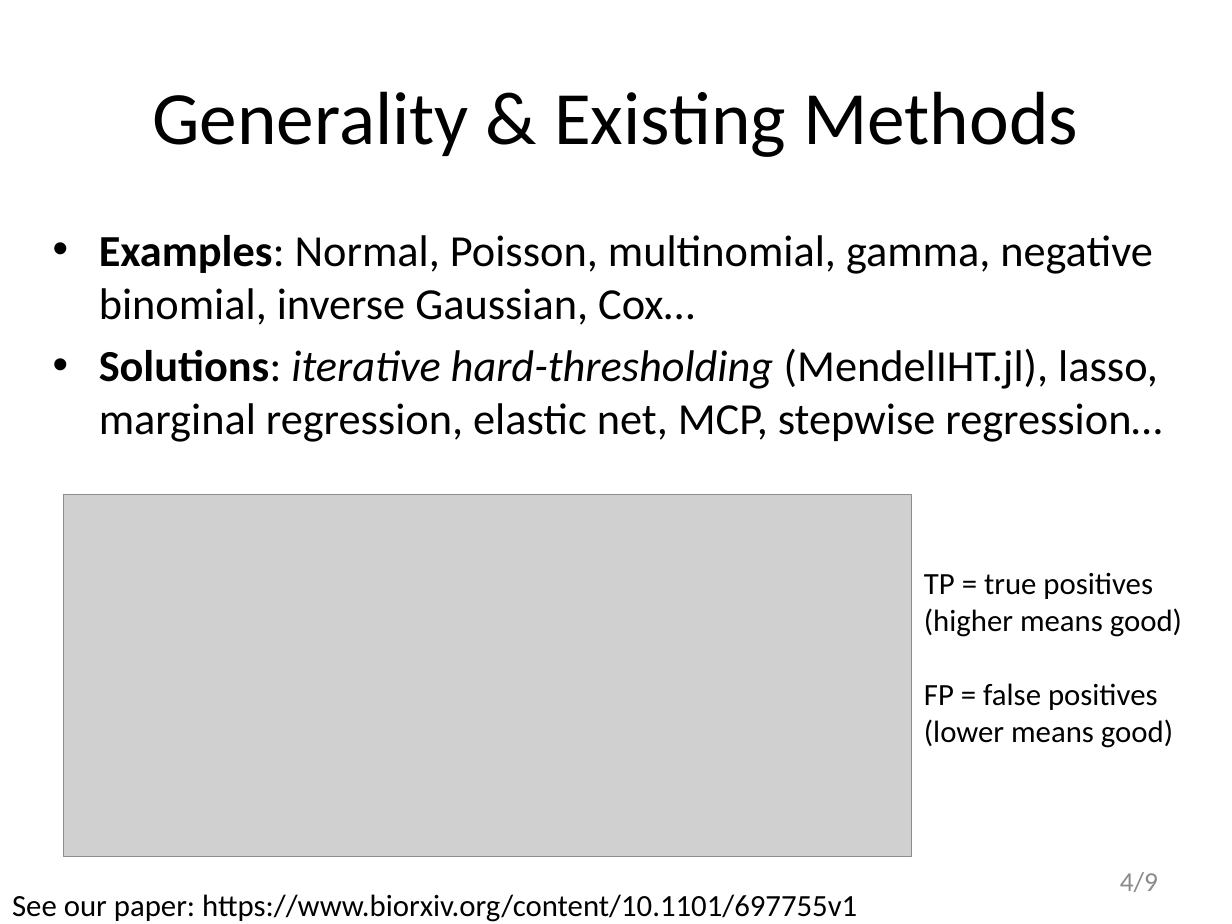
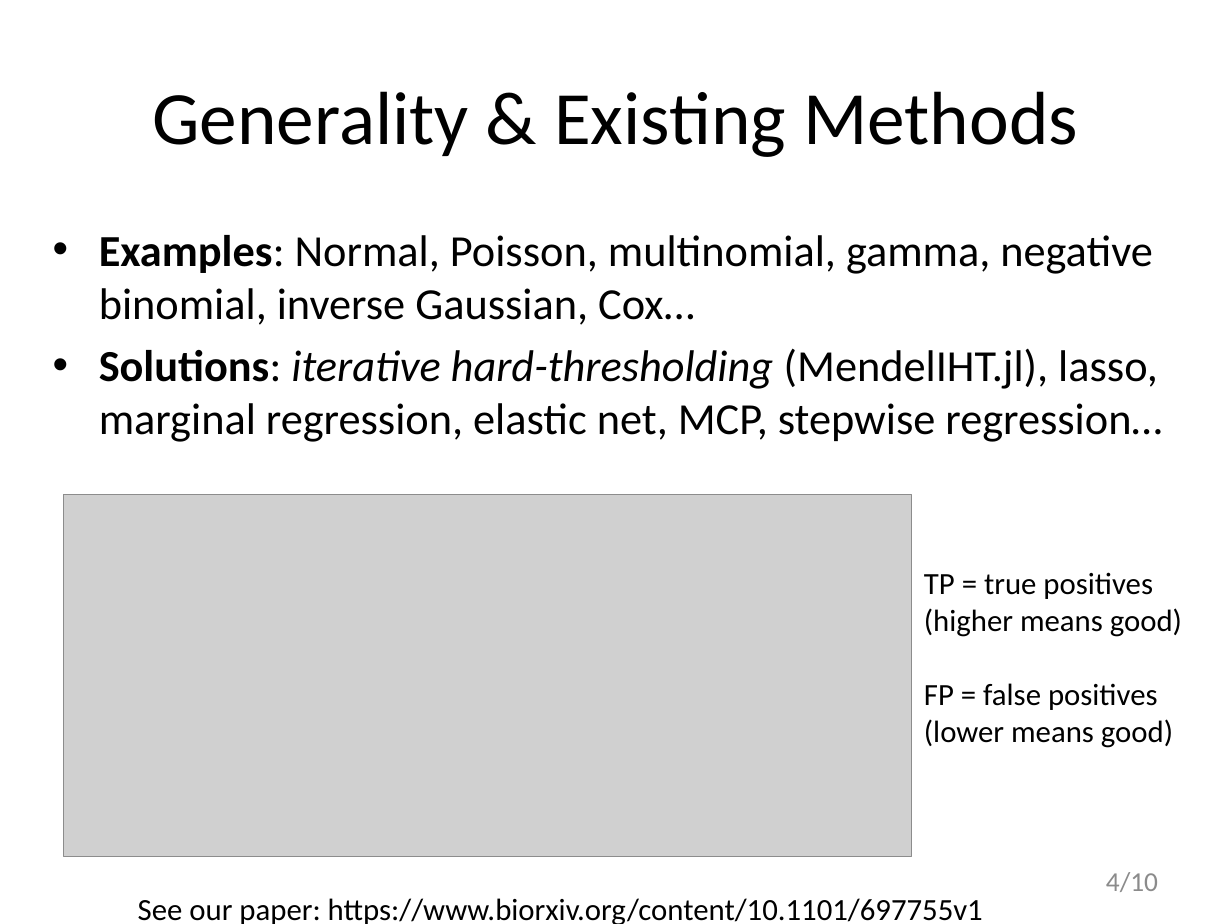
Before and after one commit to biona001/public-talks, a slide deck: slide 4 of JuliaCon 2019/talk/talk.pptx. Drawn at 1232x924 pixels with LibreOffice and Linux fonts; fonts in the diff are those of the drawing; grey boxes stand for pictures. Boxes give left, top, right and bottom in pixels: in the first picture for what was removed or moved away, otherwise in the second. Text is boxed around its words. In the diff, an @@ line names an element or a change of style, - is before the commit and + after.

```diff
--- a/JuliaCon 2019/talk/talk.pptx
+++ b/JuliaCon 2019/talk/talk.pptx
@@ text "See our paper: https://www.biorxiv.org/content/10.1101/69775 ...": place and size @@
-text "See our paper: https://www.biorxiv.org/content/10.1101/69775 ..." at bbox=[12, 894, 857, 922]
+text "See our paper: https://www.biorxiv.org/content/10.1101/69775 ..." at bbox=[138, 898, 983, 924]
@@ page number at bbox=[1106, 872, 1158, 892]: text changed @@
-4/9
+4/10
```
Also in this commit, not shown: 4 other slides changed, 1 slide added, 1 other file.
